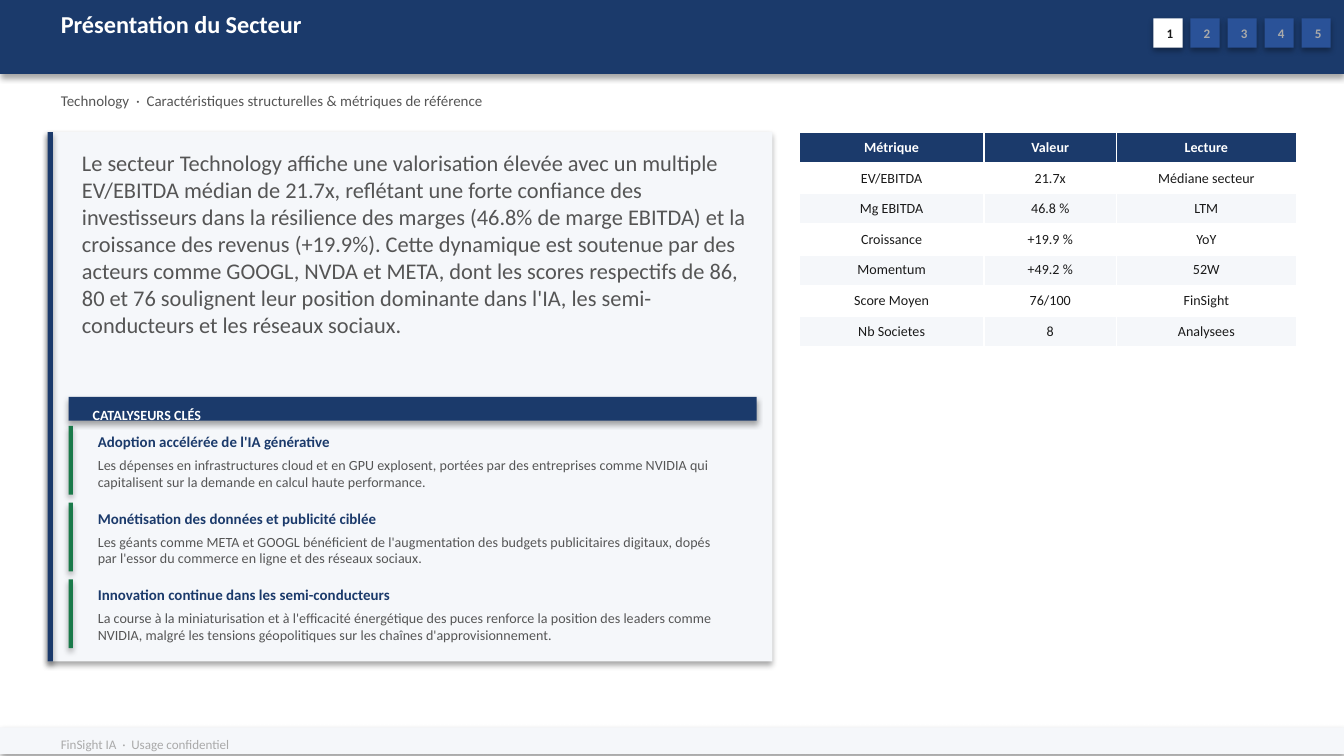
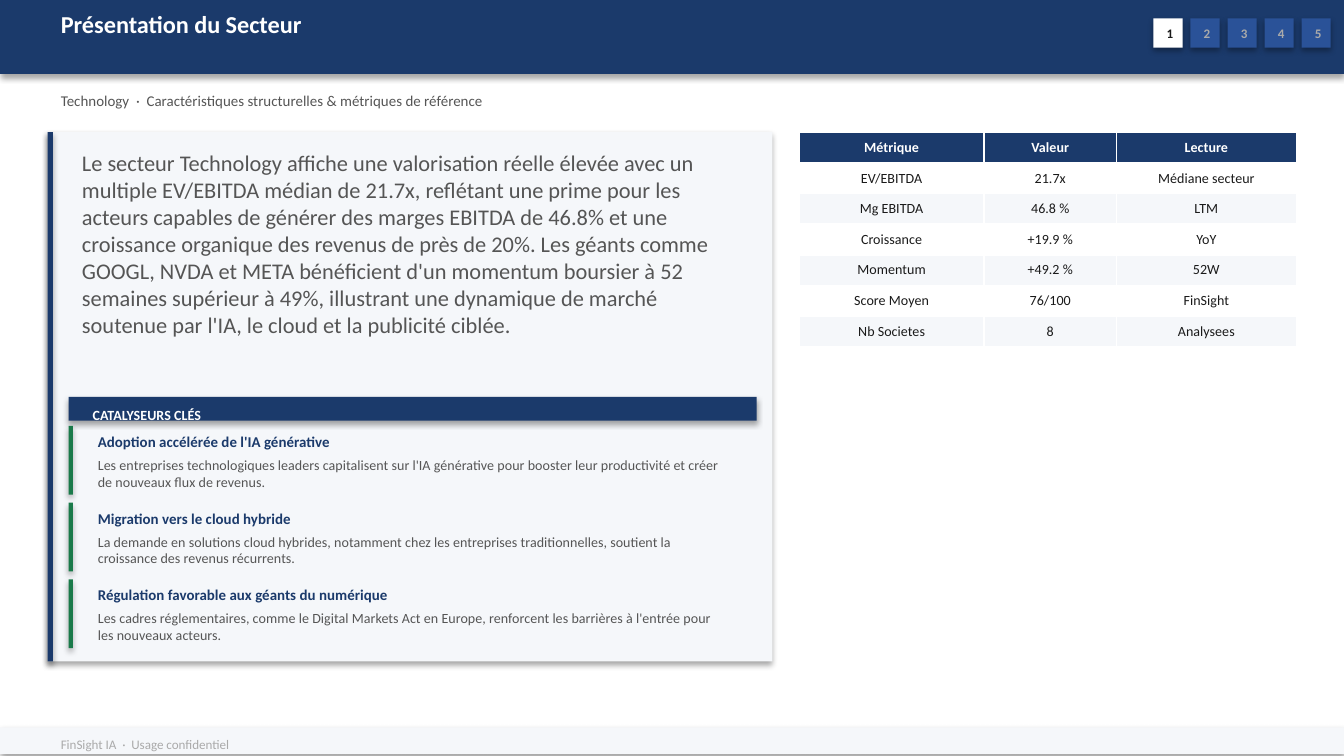
Before and after one commit to baptistejeh07-art/finsight-ia, a slide deck: slide 5 of preview/secteur_Technology_S&P_500/secteur_Technology_S&P_500.pptx. Drawn at 1344x756 pixels with LibreOffice and Linux fonts; fonts in the diff are those of the drawing. Boxes give left, top, right and bottom in pixels: in the first picture for what was removed or moved away, otherwise in the second. Text is boxed around its words. In the diff, an @@ line names an element or a change of style, - is before the commit and + after.

Commit message:
chore(preview): secteur_Technology_S&P_500 outputs regeneres

```diff
--- a/preview/secteur_Technology_S&P_500/secteur_Technology_S&P_500.pptx
+++ b/preview/secteur_Technology_S&P_500/secteur_Technology_S&P_500.pptx
@@ text at bbox=[82, 155, 708, 337]: text changed @@
-Le secteur Technology affiche une valorisation élevée avec un multiple EV/EBITDA médian de 21.7x, reflétant une forte confiance des investisseurs dans la résilience des marges (46.8% de marge EBITDA) et la croissance des revenus (+19.9%). Cette dynamique est soutenue par des acteurs comme GOOGL, NVDA et META, dont les scores respectifs de 86, 80 et 76 soulignent leur position dominante dans l'IA, les semi-conducteurs et les réseaux sociaux.
+Le secteur Technology affiche une valorisation réelle élevée avec un multiple EV/EBITDA médian de 21.7x, reflétant une prime pour les acteurs capables de générer des marges EBITDA de 46.8% et une croissance organique des revenus de près de 20%. Les géants comme GOOGL, NVDA et META bénéficient d'un momentum boursier à 52 semaines supérieur à 49%, illustrant une dynamique de marché soutenue par l'IA, le cloud et la publicité ciblée.
@@ text at bbox=[98, 460, 718, 487]: text changed @@
-Les dépenses en infrastructures cloud et en GPU explosent, portées par des entreprises comme NVIDIA qui capitalisent sur la demande en calcul haute performance.
+Les entreprises technologiques leaders capitalisent sur l'IA générative pour booster leur productivité et créer de nouveaux flux de revenus.
@@ text at bbox=[98, 513, 290, 527]: text changed @@
-Monétisation des données et publicité ciblée
+Migration vers le cloud hybride
@@ text at bbox=[98, 537, 671, 563]: text changed @@
-Les géants comme META et GOOGL bénéficient de l'augmentation des budgets publicitaires digitaux, dopés par l'essor du commerce en ligne et des réseaux sociaux.
+La demande en solutions cloud hybrides, notamment chez les entreprises traditionnelles, soutient la croissance des revenus récurrents.
@@ text at bbox=[98, 589, 387, 603]: text changed @@
-Innovation continue dans les semi-conducteurs
+Régulation favorable aux géants du numérique
@@ text at bbox=[98, 613, 710, 640]: text changed @@
-La course à la miniaturisation et à l'efficacité énergétique des puces renforce la position des leaders comme NVIDIA, malgré les tensions géopolitiques sur les chaînes d'approvisionnement.
+Les cadres réglementaires, comme le Digital Markets Act en Europe, renforcent les barrières à l'entrée pour les nouveaux acteurs.
```
Also in this commit, not shown: 5 other slides changed, 2 other files.
